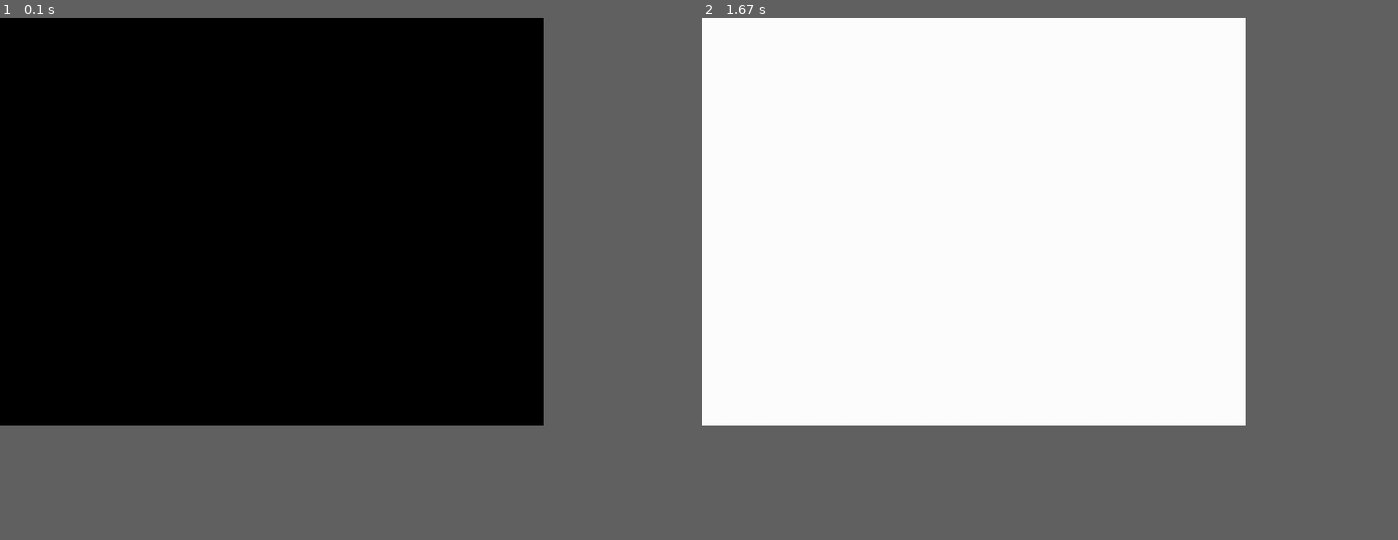
Above: before the commit, frames 1-2 (left to right).
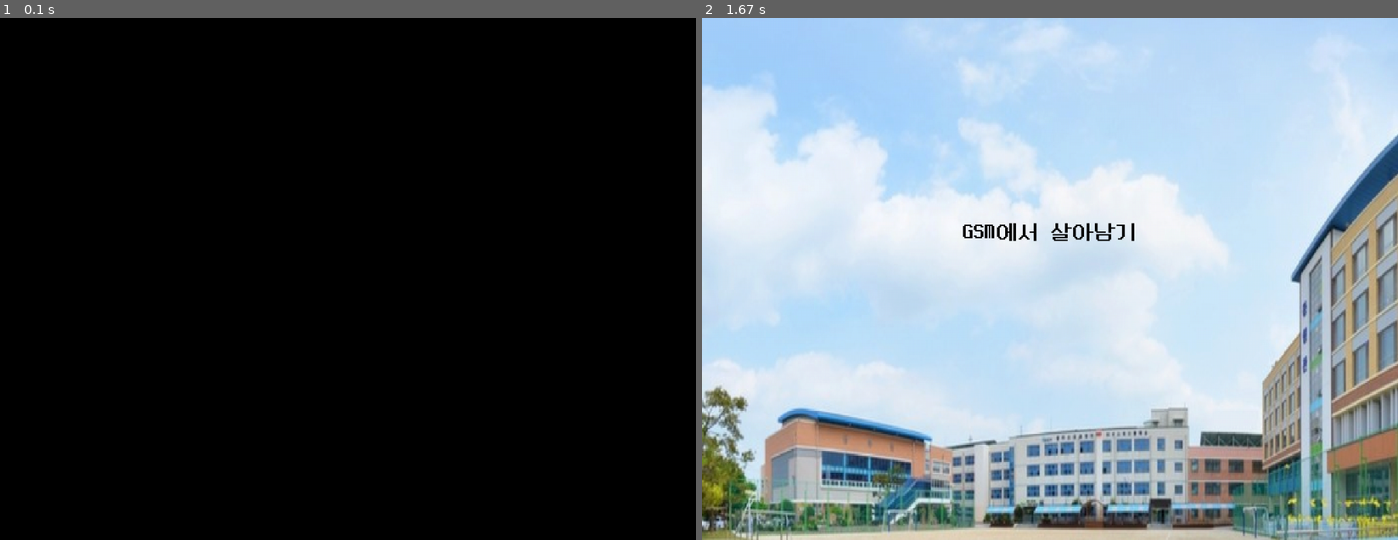
Above: after the commit, the same moments.

Repository: Songjeongni-yeok-Gim-ssi/Surviving-GSM-Pygame
Game: pygame game, started from src/main.py
Same seed, same stepped clock (60 frames per second), same inputs: the game is played once before the commit and once after it.
Inputs:
- Up to frame 1 (0.1 s): no input
- Up to frame 2 (1.67 s): tap Enter at 0.33 s
The window is 703x527 before the commit and 900x675 after it. Grey fills any space a smaller window leaves; there, only what the larger window draws over its background counts as a difference.

The runs differ from the first frame. In frame 1, only the window size differs. In frame 2, 80% of the frame differs, in the area x 0-100%, y 0-100%.

Commit message:
fix: main screen

Diff:
--- a/src/game.py
+++ b/src/game.py
@@ -47,7 +47,16 @@
             self.screen.fill(Color.BLACK.value)
 
         elif self.state == GameState.PLAYING:
-            self.screen.fill(Color.WHITE.value)
+            bg = pygame.image.load('assets/imgs/gsm_meister_highschool_cover.jpeg')
+            bg = pygame.transform.scale(bg, (SCREEN_WIDTH, SCREEN_HEIGHT))
+            bg_rect = bg.get_rect(center=self.screen.get_rect().center)
+            self.screen.blit(bg, bg_rect)
+
+            game_title = self.font.render("GSM에서 살아남기", True, Color.BLACK.value)
+            game_title_rect = game_title.get_rect()
+            game_title_rect.centerx = round(SCREEN_WIDTH / 2)
+            game_title_rect.y = 300
+            self.screen.blit(game_title, game_title_rect)
         pygame.display.flip()
 
     def run(self):
--- a/src/main.py
+++ b/src/main.py
@@ -4,8 +4,11 @@
 from game import Game
 
 def main():
+    window_icon = pygame.image.load('assets/imgs/logo.png')
+
     pygame.init()
-    pygame.display.set_caption("송정리역 김씨 | GSM에서 살아남기")  # 창 제목 설정
+    pygame.display.set_caption("GSM에서 살아남기")  # 창 제목 설정
+    pygame.display.set_icon(window_icon)
 
     game = Game()  # Game 객체 생성
     game.run()  # 게임 실행
--- a/src/settings.py
+++ b/src/settings.py
@@ -3,8 +3,8 @@
 # settings.py
 
 # Game settings
-SCREEN_WIDTH = 800
-SCREEN_HEIGHT = 600
+SCREEN_WIDTH = 1024
+SCREEN_HEIGHT = 768
 FPS = 60
 
 # Colors
